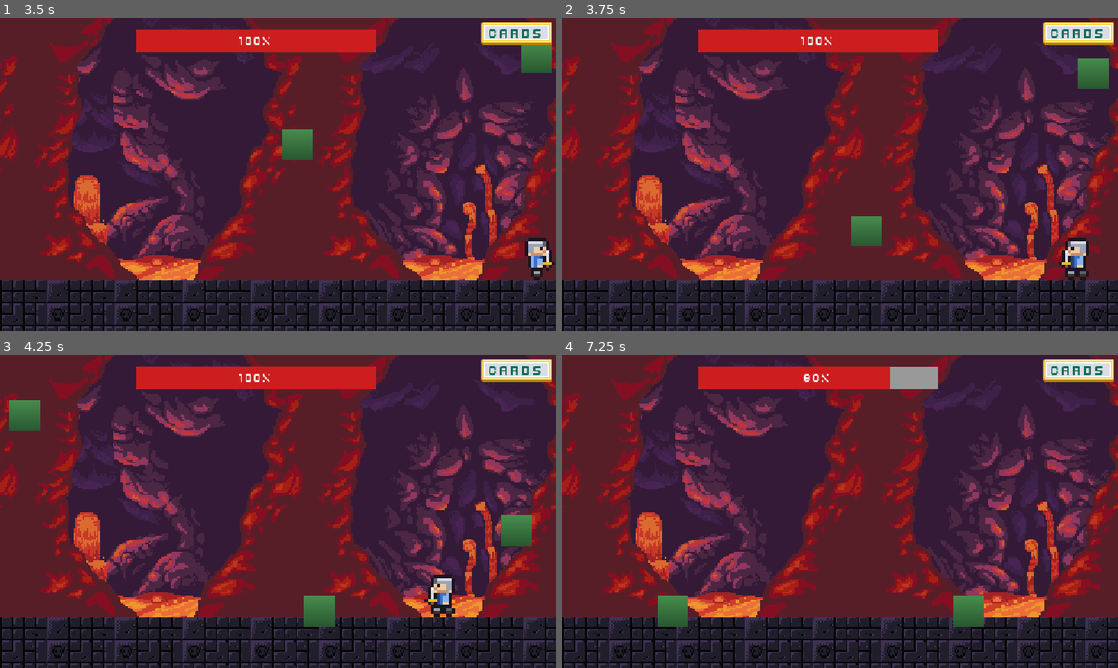
Above: before the commit, frames 1-4 (two rows, left to right).
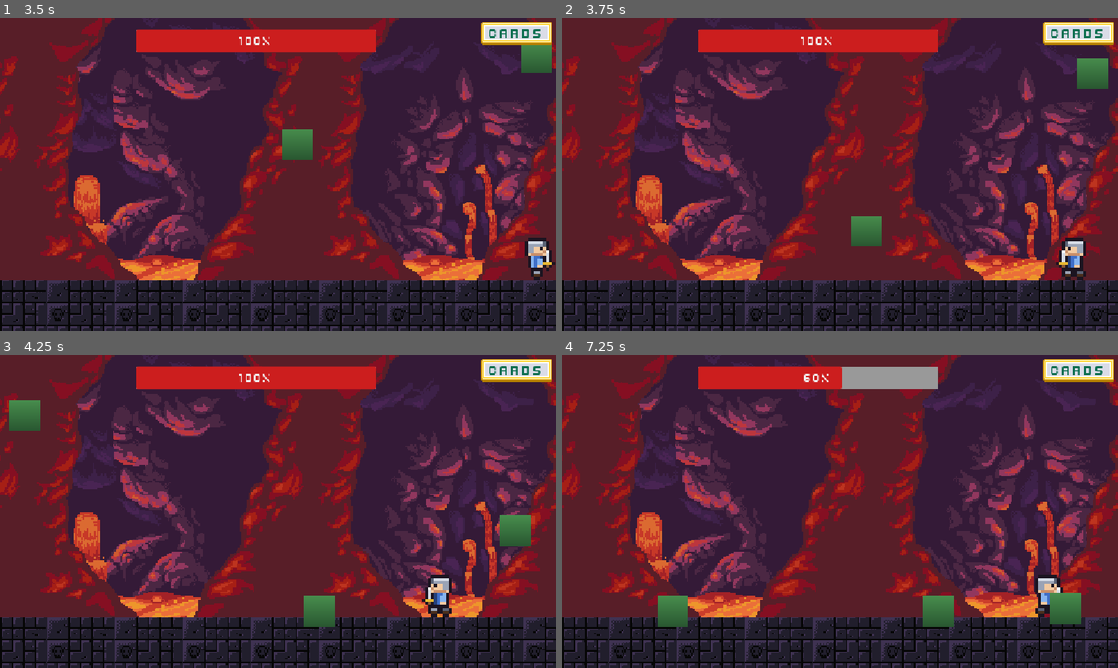
Above: after the commit, the same moments.

Repository: BillNyeFan123-creator/rebound
Game: Godot game, scene res://start_screen.tscn
Same seed, same stepped clock (60 frames per second), same inputs: the game is played once before the commit and once after it.
Inputs (mouse positions are in pixels of both pictures, inside the frame that each line leads up to):
- Up to frame 1 (3.5 s): click "Start Game" at 0.5 s; click "Cards" at 1.25 s; tap Enter at 2 s; move the mouse to (400, 158) at 2.02 s; hold D (move_right) from 2.03 s (still down); tap X (attack) at 2.1 s; tap W (jump) at 2.27, 3.02 s; move the mouse to (166, 190) at 2.77 s; tap Shift (dash) at 2.85 s
- Up to frame 2 (3.75 s): move the mouse to (895, 105) at 3.52 s; release D (move_right) at 3.53 s; hold A (move_left) from 3.53 s (still down); tap X (attack) at 3.6 s
- Up to frame 3 (4.25 s): keep holding A (move_left)
- Up to frame 4 (7.25 s): move the mouse to (812, 574) at 4.27 s; release A (move_left) at 4.28 s; hold D (move_right) 4.28-5.78 s; tap Shift (dash) at 4.35, 5.85 s; tap W (jump) at 4.52, 5.27, 6.02 s; move the mouse to (1006, 558) at 5.02 s; tap X (attack) at 5.1, 6.6 s; move the mouse to (673, 464) at 5.77 s; hold A (move_left) 5.78-6.53 s; move the mouse to (867, 511) at 6.52 s; hold D (move_right) from 6.53 s (still down)

Frame 1 is identical in both runs. In frame 2, 0.4% of the frame differs, in the area x 88-99%, y 12-84%; in frame 3, 0.5%; in frame 4, 2.7%, in the area x 44-94%, y 3-87%.

Commit message:
Add wall and ceiling boundaries to the arena

Diff:
--- a/Level.tscn
+++ b/Level.tscn
@@ -17,6 +17,12 @@
 
 [sub_resource type="RectangleShape2D" id="RectangleShape2D_q6vxt"]
 size = Vector2(1250, 145)
+
+[sub_resource type="RectangleShape2D" id="RectangleShape2D_wall"]
+size = Vector2(40, 800)
+
+[sub_resource type="RectangleShape2D" id="RectangleShape2D_ceiling"]
+size = Vector2(1250, 40)
 
 [sub_resource type="AtlasTexture" id="AtlasTexture_q6vxt"]
 atlas = ExtResource("1_q4iis")
@@ -59,6 +65,20 @@
 [node name="Floor" type="StaticBody2D" parent="." unique_id=934898494]
 physics_material_override = SubResource("PhysicsMaterial_q6vxt")
 
+[node name="Boundary" type="StaticBody2D" parent="."]
+
+[node name="Left" type="CollisionShape2D" parent="Boundary"]
+position = Vector2(-20, 324)
+shape = SubResource("RectangleShape2D_wall")
+
+[node name="Right" type="CollisionShape2D" parent="Boundary"]
+position = Vector2(1172, 324)
+shape = SubResource("RectangleShape2D_wall")
+
+[node name="Ceiling" type="CollisionShape2D" parent="Boundary"]
+position = Vector2(576, -20)
+shape = SubResource("RectangleShape2D_ceiling")
+
 [node name="CollisionShape2D" type="CollisionShape2D" parent="Floor" unique_id=1101255283]
 position = Vector2(584, 615.5)
 shape = SubResource("RectangleShape2D_q6vxt")
